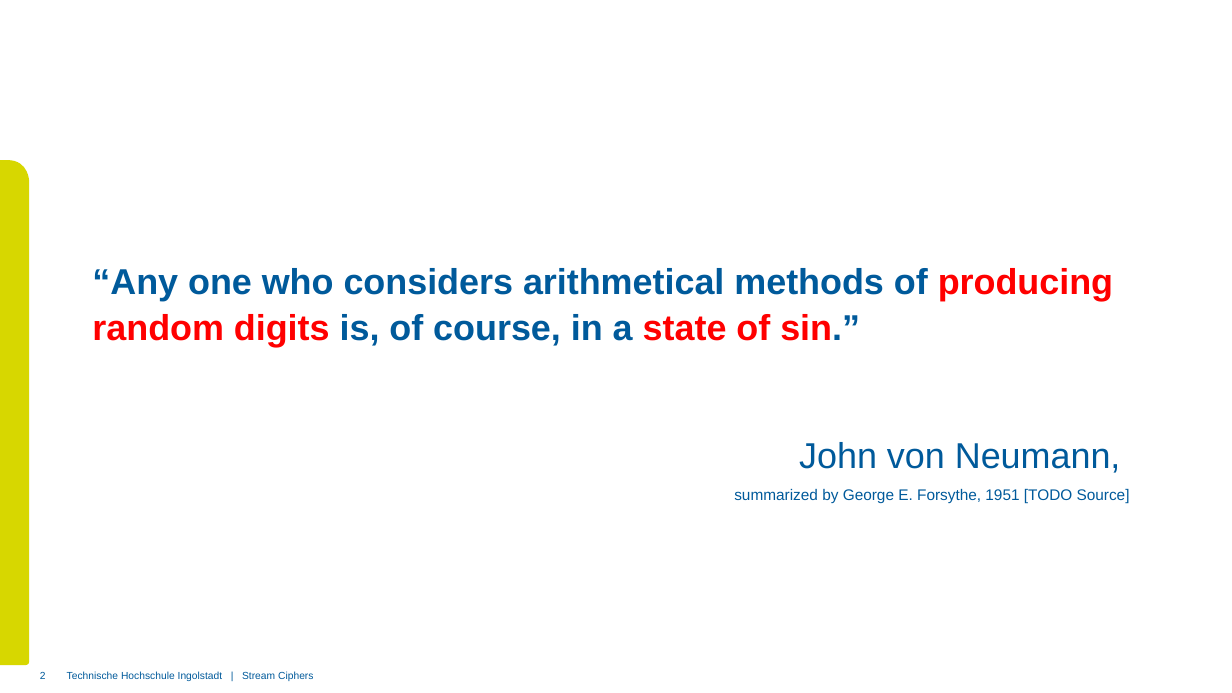
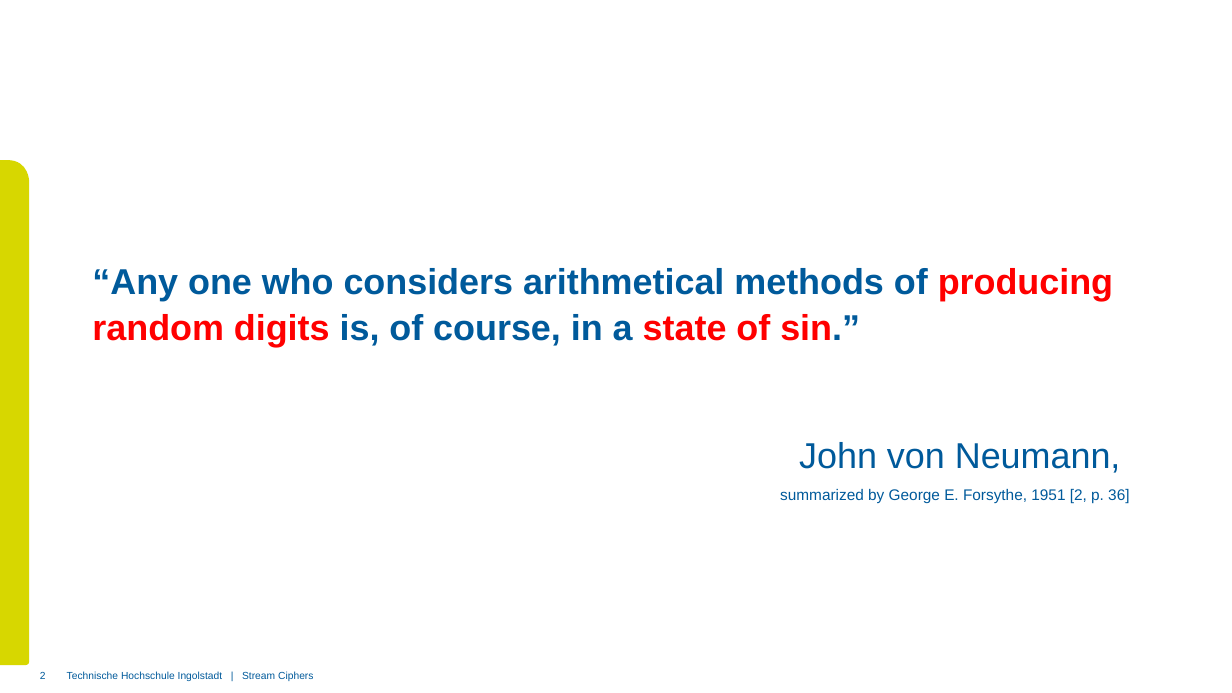
Before and after one commit to xThale/crypto-stream-ciphers, a slide deck: slide 2 of Präsentation/Presentation Unmerged Simon.pptx. Drawn at 1232x693 pixels with LibreOffice and Linux fonts; fonts in the diff are those of the drawing; background and template pictures are left out. Boxes give left, top, right and bottom in pixels: in the first picture for what was removed or moved away, otherwise in the second. Text is boxed around its words. In the diff, an @@ line names an element or a change of style, - is before the commit and + after.

```diff
--- a/Präsentation/Presentation Unmerged Simon.pptx
+++ b/Präsentation/Presentation Unmerged Simon.pptx
@@ text at <box>780,442,1129,504</box>: text changed @@
-John von Neumann,
-summarized by George E. Forsythe, 1951 [TODO Source]
+John von Neumann,
+summarized by George E. Forsythe, 1951 [2, p. 36]
```
Also in this commit, not shown: 15 other slides changed, 4 slides added, 2 slides removed, 1 other file.
